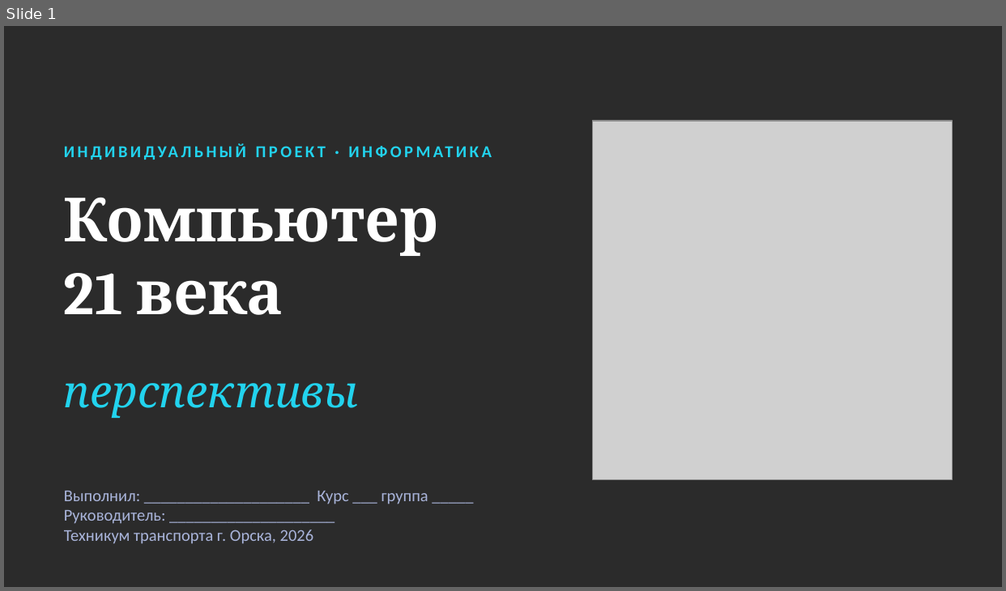
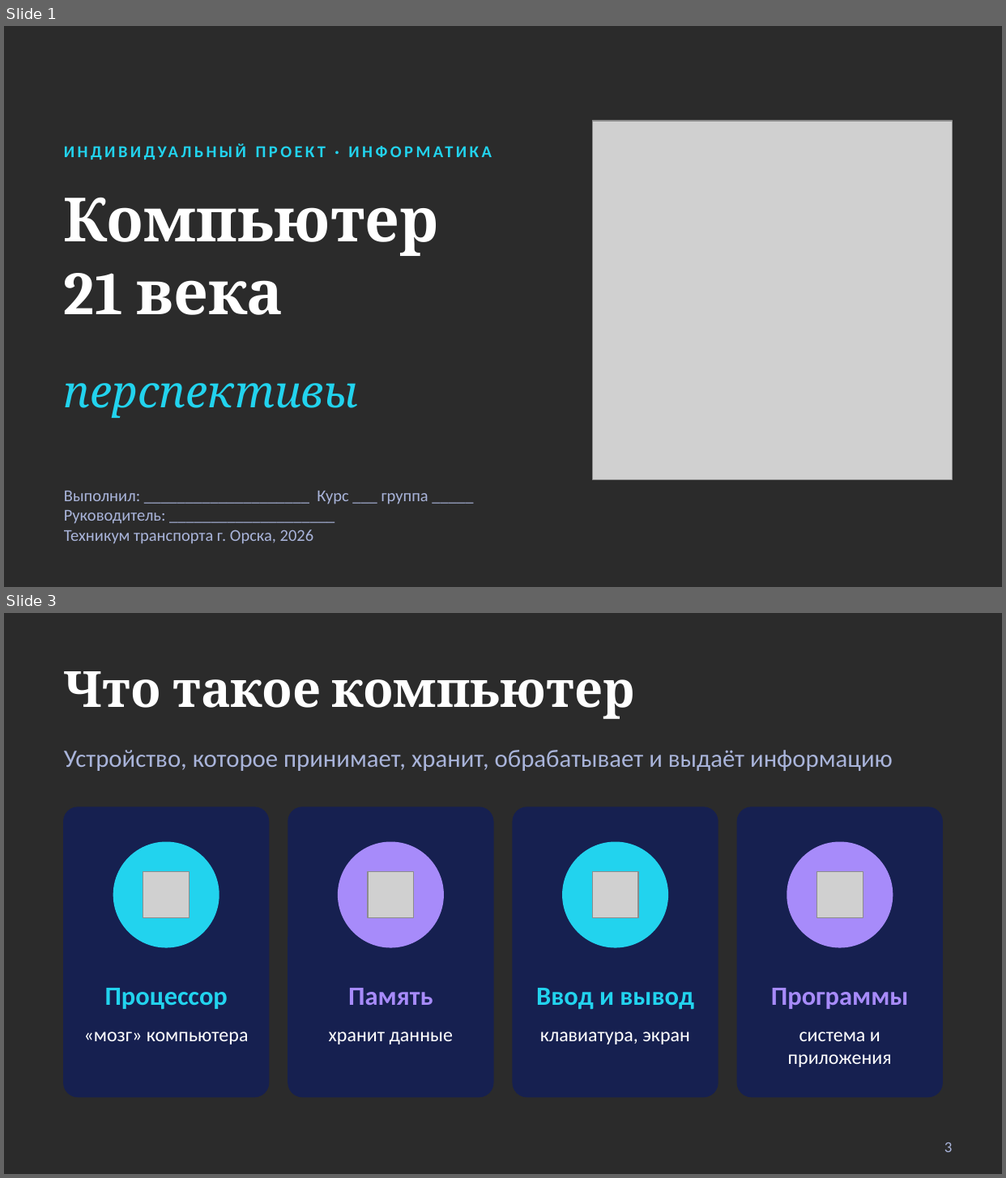
Before and after one commit to khmh132-ship-it/event-mods, a slide deck: Готово/Презентация.pptx. Shown one above the other, each under a label of ours: slide 1 before the commit, slides 1 and 3 after it; the slides between them are not shown. The pictures are 1006x591 and 1006x1178 pixels, drawn with LibreOffice and Linux fonts; fonts in the diff are those of the drawing; grey boxes stand for pictures; background and template pictures are left out; a plain dark background stands for a picture behind light text. Boxes give left, top, right and bottom in pixels: in the first picture for what was removed or moved away, otherwise in the second. Text is boxed around its words. In the diff, an @@ line names an element or a change of style, - is before the commit and + after.

```diff
--- a/Готово/Презентация.pptx
+++ b/Готово/Презентация.pptx
@@ slide 3 added at (x1=4, y1=613, x2=1002, y2=1174), background picture (left out) @@
@@ text added at (x1=64, y1=671, x2=635, y2=719), 36 pt, text #FFFFFF, bold @@
+Что такое компьютер
@@ text added at (x1=64, y1=750, x2=893, y2=771), 18 pt, text #A9B4DA @@
+Устройство, которое принимает, хранит, обрабатывает и выдаёт информацию
@@ rounded rectangle added at (x1=64, y1=807, x2=268, y2=1097), fill #162050, outline #162050 1 pt @@
@@ rounded rectangle added at (x1=288, y1=807, x2=493, y2=1097), fill #162050, outline #162050 1 pt @@
@@ rounded rectangle added at (x1=513, y1=807, x2=718, y2=1097), fill #162050, outline #162050 1 pt @@
@@ rounded rectangle added at (x1=738, y1=807, x2=942, y2=1097), fill #162050, outline #162050 1 pt @@
@@ ellipse added at (x1=114, y1=842, x2=219, y2=948), fill #22D3EE, outline #22D3EE 1 pt @@
@@ ellipse added at (x1=339, y1=842, x2=443, y2=948), fill #A78BFA, outline #A78BFA 1 pt @@
@@ ellipse added at (x1=563, y1=842, x2=667, y2=948), fill #22D3EE, outline #22D3EE 1 pt @@
@@ ellipse added at (x1=787, y1=842, x2=892, y2=948), fill #A78BFA, outline #A78BFA 1 pt @@
@@ picture added at (x1=143, y1=871, x2=189, y2=918) @@
@@ picture added at (x1=367, y1=871, x2=413, y2=918) @@
@@ picture added at (x1=592, y1=871, x2=637, y2=918) @@
@@ picture added at (x1=816, y1=871, x2=863, y2=918) @@
@@ text added at (x1=105, y1=988, x2=228, y2=1010), 19 pt, text #22D3EE, bold @@
+Процессор
@@ text added at (x1=348, y1=988, x2=432, y2=1005), 19 pt, text #A78BFA, bold @@
+Память
@@ text added at (x1=536, y1=988, x2=694, y2=1010), 19 pt, text #22D3EE, bold @@
+Ввод и вывод
@@ text added at (x1=771, y1=988, x2=909, y2=1009), 19 pt, text #A78BFA, bold @@
+Программы
@@ text added at (x1=84, y1=1032, x2=249, y2=1045), 14 pt, text #FFFFFF @@
+«мозг» компьютера
@@ text added at (x1=329, y1=1032, x2=453, y2=1045), 14 pt, text #FFFFFF @@
+хранит данные
@@ text added at (x1=540, y1=1032, x2=690, y2=1045), 14 pt, text #FFFFFF @@
+клавиатура, экран
@@ text added at (x1=788, y1=1032, x2=892, y2=1067), 14 pt, text #FFFFFF @@
+система и приложения
@@ text added at (x1=944, y1=1143, x2=953, y2=1152), 11 pt, text #A9B4DA @@
+3
```
Also in this commit, not shown: 6 slides changed, 1 other slide added, 1 other file.
